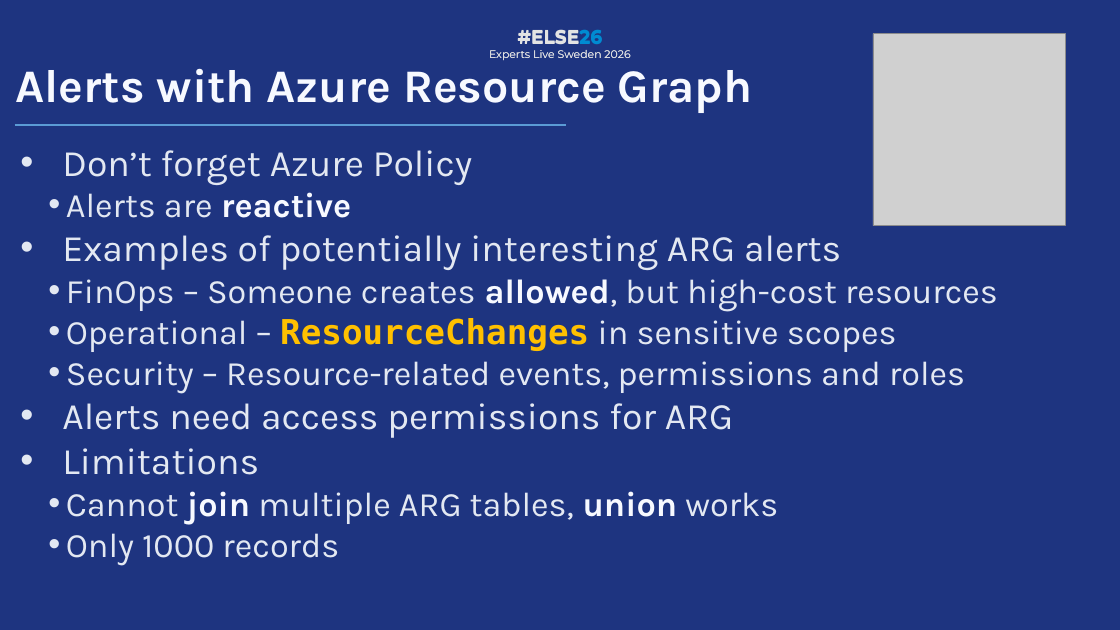
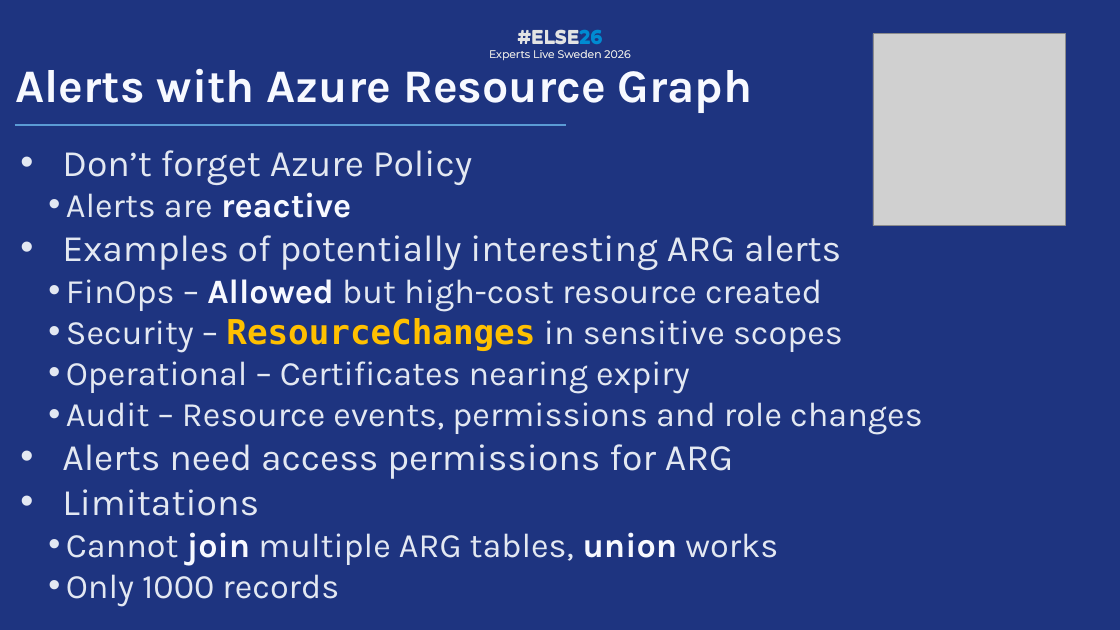
Before and after one commit to PalmEmanuel/ELSE26, a slide deck: slide 24 of ELSE26_TreasureHuntingInAzureWithKQL.pptx (slide 23 before the commit). Drawn at 1120x630 pixels with LibreOffice and Linux fonts; fonts in the diff are those of the drawing; grey boxes stand for pictures; background and template pictures are left out. Boxes give left, top, right and bottom in pixels: in the first picture for what was removed or moved away, otherwise in the second. Text is boxed around its words. In the diff, an @@ line names an element or a change of style, - is before the commit and + after.

```diff
--- a/ELSE26_TreasureHuntingInAzureWithKQL.pptx
+++ b/ELSE26_TreasureHuntingInAzureWithKQL.pptx
@@ text at [66,279,923,435]: text changed @@
-  • FinOps – Someone creates allowed, but high-cost resources
-  • Operational – ResourceChanges in sensitive scopes
-  • Security – Resource-related events, permissions and roles
+  • FinOps – Allowed but high-cost resource created
+  • Security – ResourceChanges in sensitive scopes
+  • Operational – Certificates nearing expiry
+  • Audit – Resource events, permissions and role changes
```
Also in this commit, not shown: 6 other slides changed, 1 slide added, 1 other file.
